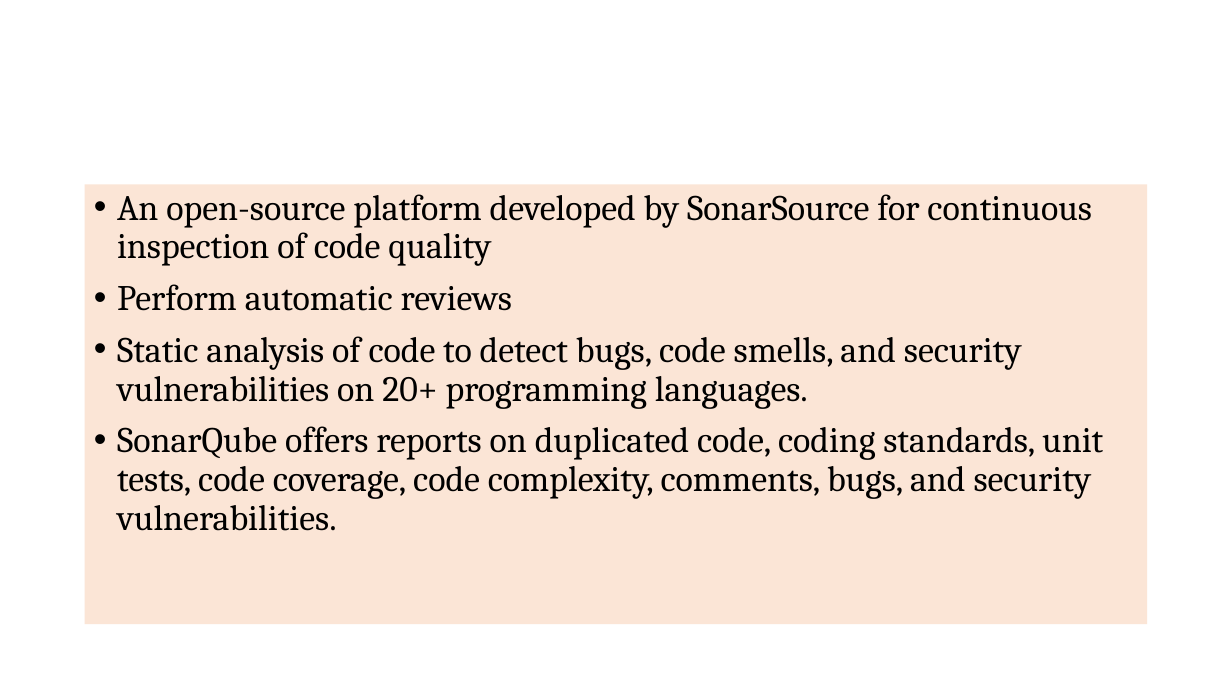
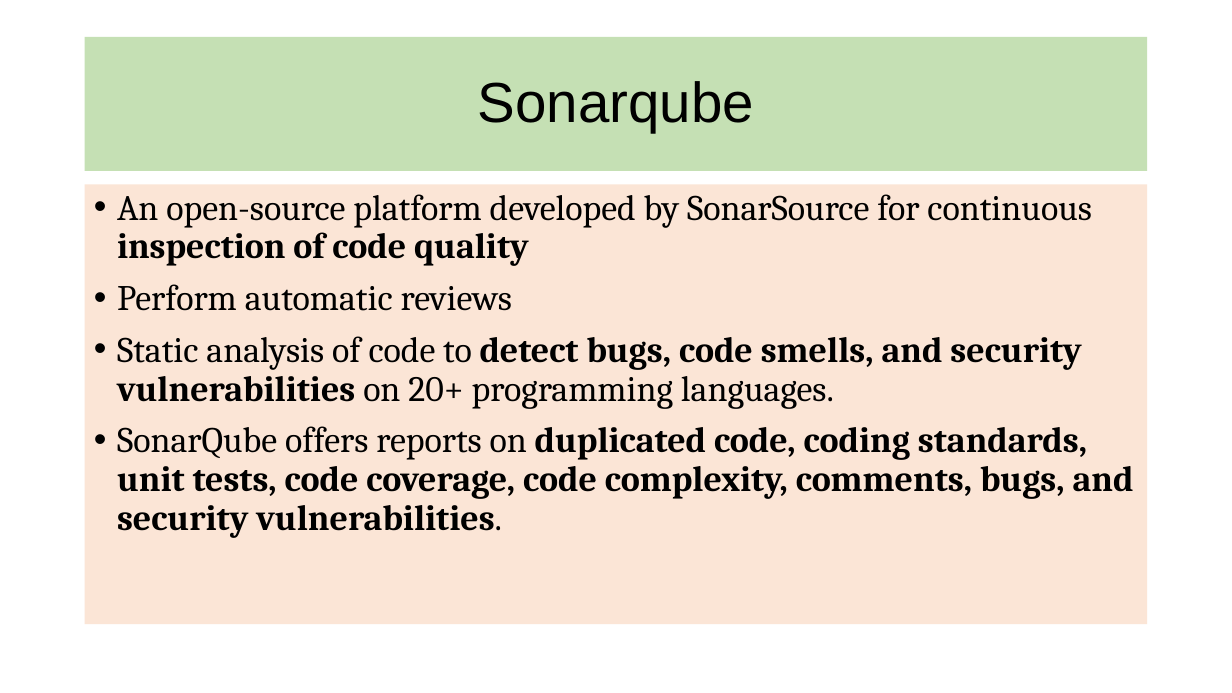
Before and after one commit to codefarm0/Microservices-Testing, a slide deck: slide 49 of UNIT TESTING IN JAVA.pptX. Drawn at 1232x693 pixels with LibreOffice and Linux fonts; fonts in the diff are those of the drawing. Boxes give left, top, right and bottom in pixels: in the first picture for what was removed or moved away, otherwise in the second. Text is boxed around its words. In the diff, an @@ line names an element or a change of style, - is before the commit and + after.

Commit message:
adding sonar integration - and readding sonar integration - and respective fix reported by sonar scannerspective fix reported by sonar scanner

```diff
--- a/UNIT TESTING IN JAVA.pptX
+++ b/UNIT TESTING IN JAVA.pptX
@@ title added at [85, 37, 1148, 171], fill #C5E0B4, 44 pt, text #000000 @@
+Sonarqube
@@ text at [117, 194, 1134, 538]: bold on in "inspection of code quality", "detect bugs, code smells, and security vulnerabilities", "duplicated code, coding standards, unit tests, code ..." @@
```
Also in this commit, not shown: 1 other slide changed, 10 other files.
